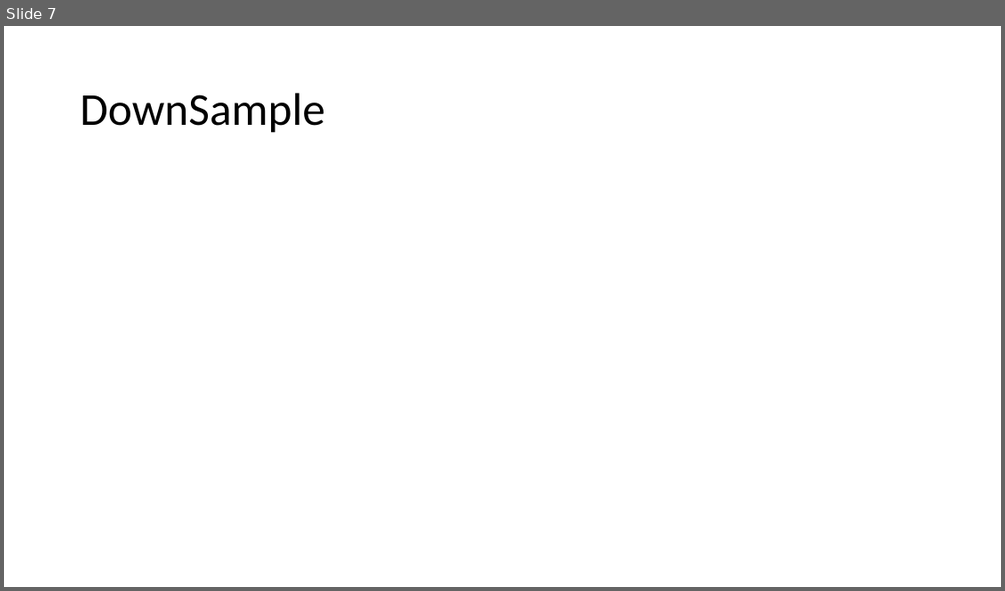
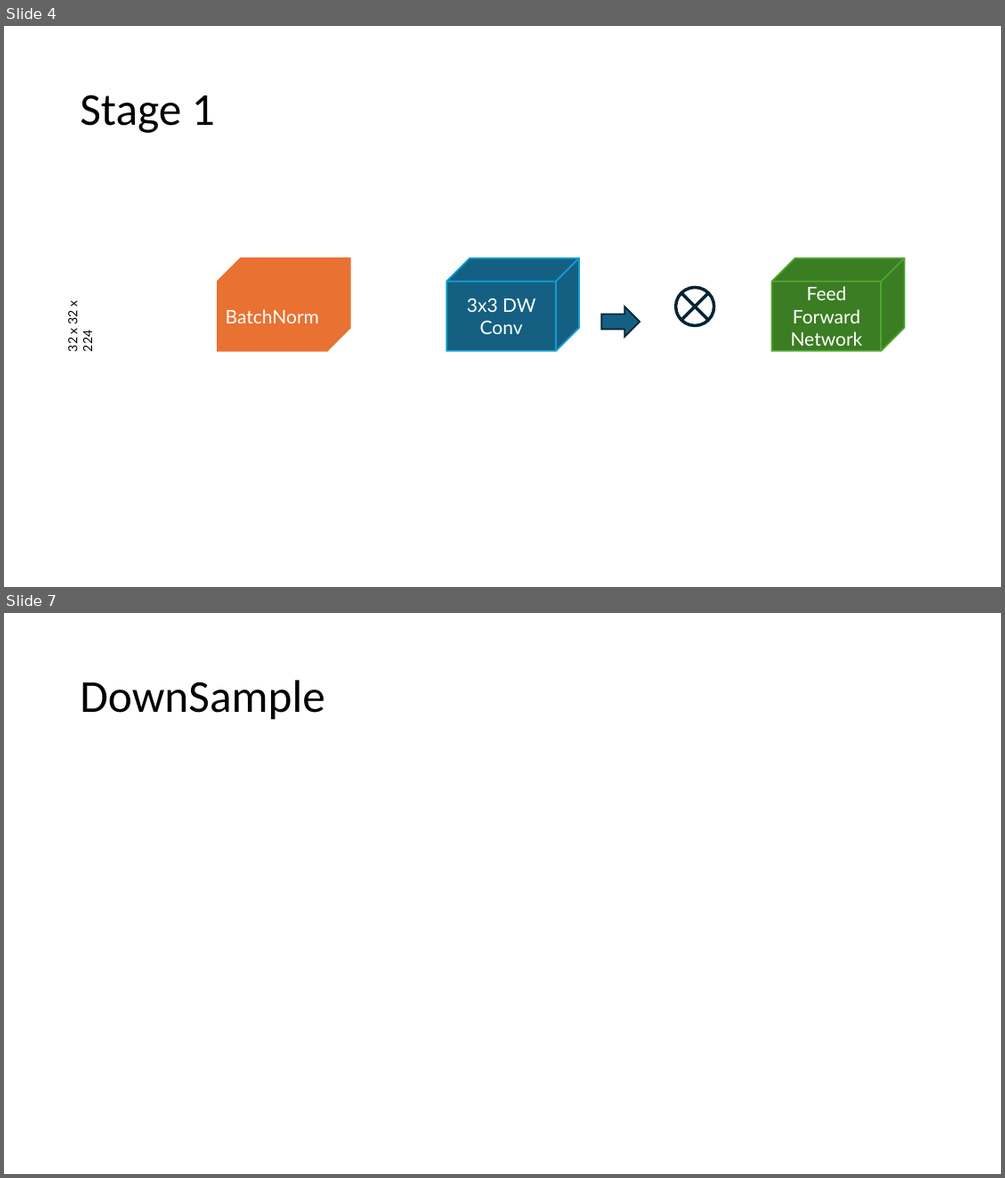
Before and after one commit to CGD16/PDF_Exchanger, a slide deck: SHVIT/PowerPoint/SHViT zerlegt.odp. Shown one above the other, each under a label of ours: slide 7 before the commit, slides 4 and 7 after it; the slides between them are not shown. The pictures are 1005x591 and 1005x1178 pixels, drawn with LibreOffice and Linux fonts; fonts in the diff are those of the drawing. Boxes give left, top, right and bottom in pixels: in the first picture for what was removed or moved away, otherwise in the second. Text is boxed around its words. In the diff, an @@ line names an element or a change of style, - is before the commit and + after.

```diff
--- a/SHVIT/PowerPoint/SHViT zerlegt.odp
+++ b/SHVIT/PowerPoint/SHViT zerlegt.odp
@@ slide 4 added at [4, 26, 1001, 587], background #FFFFFF @@
@@ title added at [80, 95, 215, 133], 44 pt, text #000000 @@
+Stage 1
@@ freeform shape added at [218, 257, 350, 351], fill #E97132, outline #E97132 1.5 pt, 18 pt, text #FFFFFF @@
+BatchNorm
@@ freeform shape added at [446, 257, 579, 351], fill #156082, outline #0F9ED5 1.5 pt, 18 pt, text #FFFFFF @@
+3x3 DW Conv
@@ freeform shape added at [772, 257, 905, 351], fill #3B7D23, outline #4EA72E 1.5 pt, 18 pt, text #FFFFFF @@
+Feed Forward Network
@@ freeform shape added at [676, 287, 713, 325], outline #042433 3 pt @@
@@ text added at [65, 301, 95, 352], 12 pt, text #000000 @@
+32 x 32 x 224
@@ freeform shape added at [601, 306, 639, 337], fill #156082, outline #042433 1.5 pt @@
```
Also in this commit, not shown: 1 slide changed, 2 other slides added, 5 slides removed, 48 other files.
